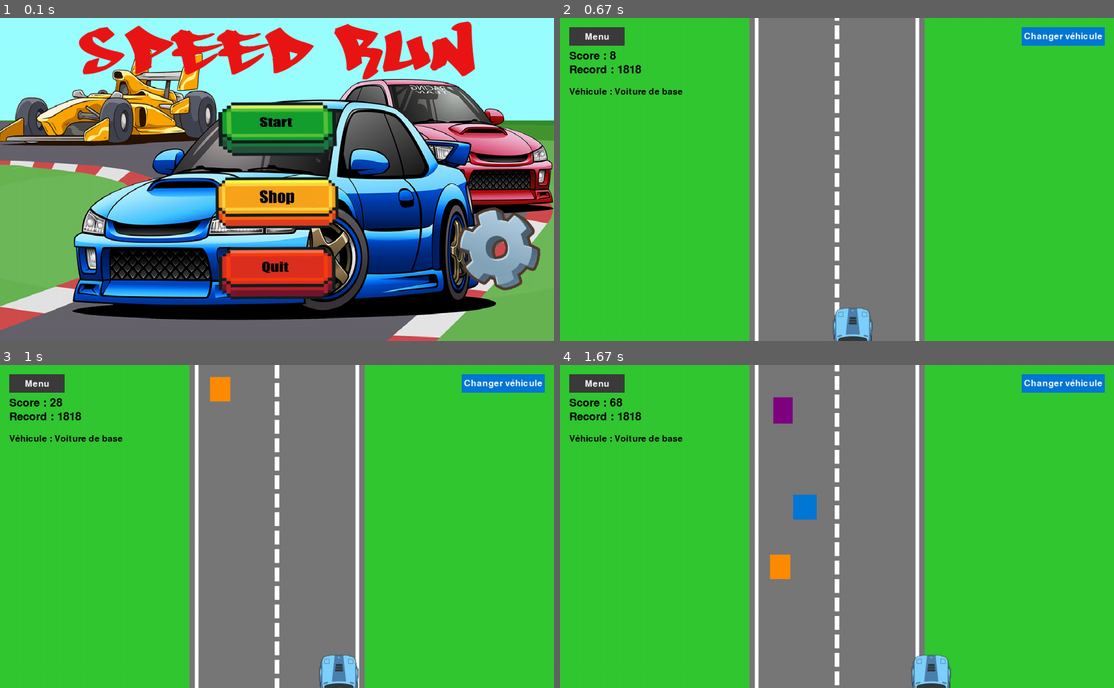
Above: before the commit, frames 1-4 (two rows, left to right).
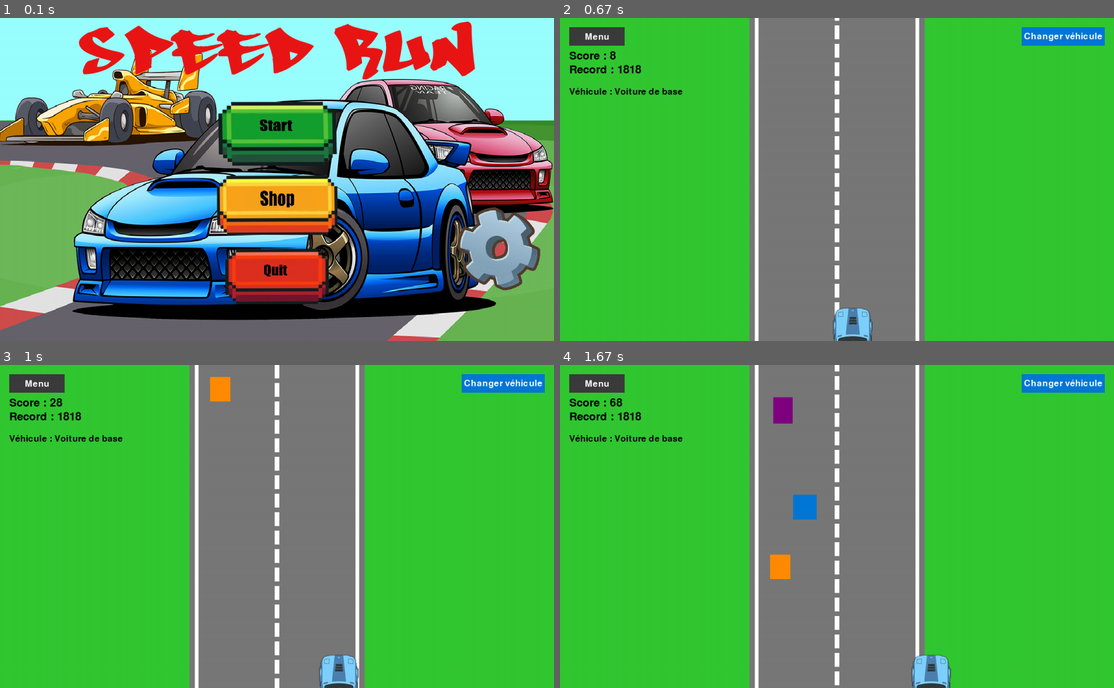
Above: after the commit, the same moments.

Repository: RaphaelGEAY/Projet-PyGame
Game: pygame game, started from Menu.py
The game is run twice, just before and just after one commit, with the same random seed, the same clock (stepped at 60 frames per second) and the same inputs.
Inputs (mouse positions are in pixels of both pictures, inside the frame that each line leads up to):
- Up to frame 1 (0.1 s): no input
- Up to frame 2 (0.67 s): click (837, 134) at 0.38 s
- Up to frame 3 (1 s): hold Right from 0.67 s (still down)
- Up to frame 4 (1.67 s): release Right at 1.13 s; hold Up 1.17-1.47 s; hold Right from 1.5 s (still down)

The runs differ from the first frame. In frame 1, 6.6% of the frame differs, in the area x 38-62%, y 25-89%; in frame 2, nothing differs; in frame 3, nothing differs; in frame 4, nothing differs.

Commit message:
nouvelles images png pour les boutons principaux

Diff:
--- a/Menu.py
+++ b/Menu.py
@@ -22,9 +22,9 @@
 img_quitter = pygame.image.load("Menus/QUIT.png").convert_alpha()
 img_options = pygame.image.load("Menus/Settings.png").convert_alpha()
 
-taille_jouer = (260, 190)
-taille_quitter = (260, 200)
-taille_boutique = (270, 250)
+taille_jouer = (260, 140)
+taille_quitter = (230, 120)
+taille_boutique = (265, 130)
 taille_options = (180, 180)
 
 img_jouer = pygame.transform.scale(img_jouer, taille_jouer)
Binary file changed: Menus/QUIT.png
Binary file changed: Menus/START.png
Binary file changed: Menus/Shop.png
